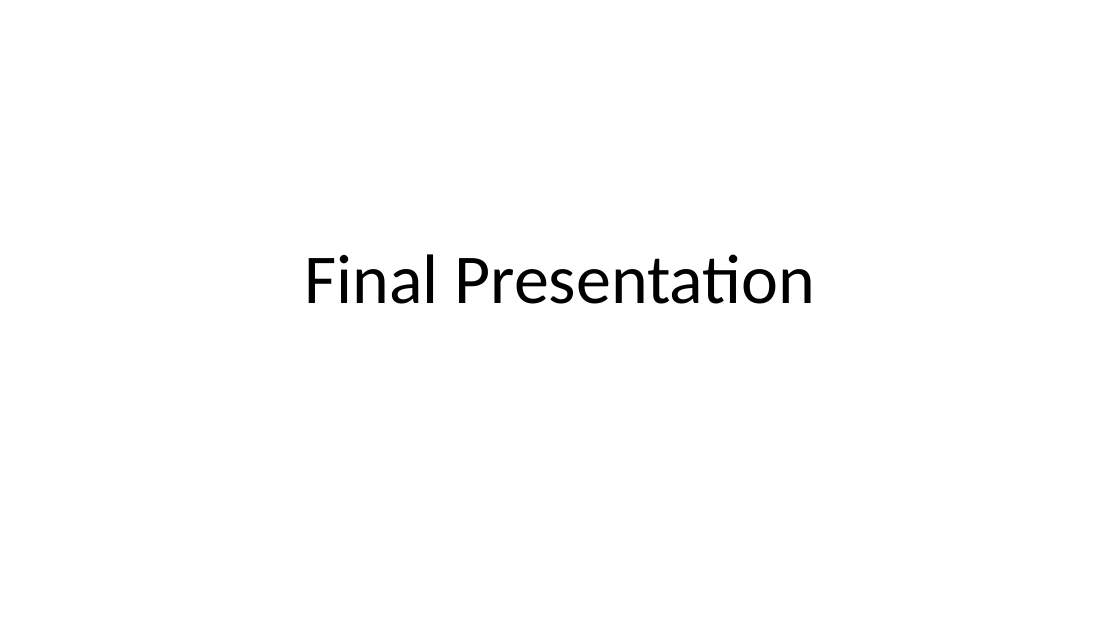
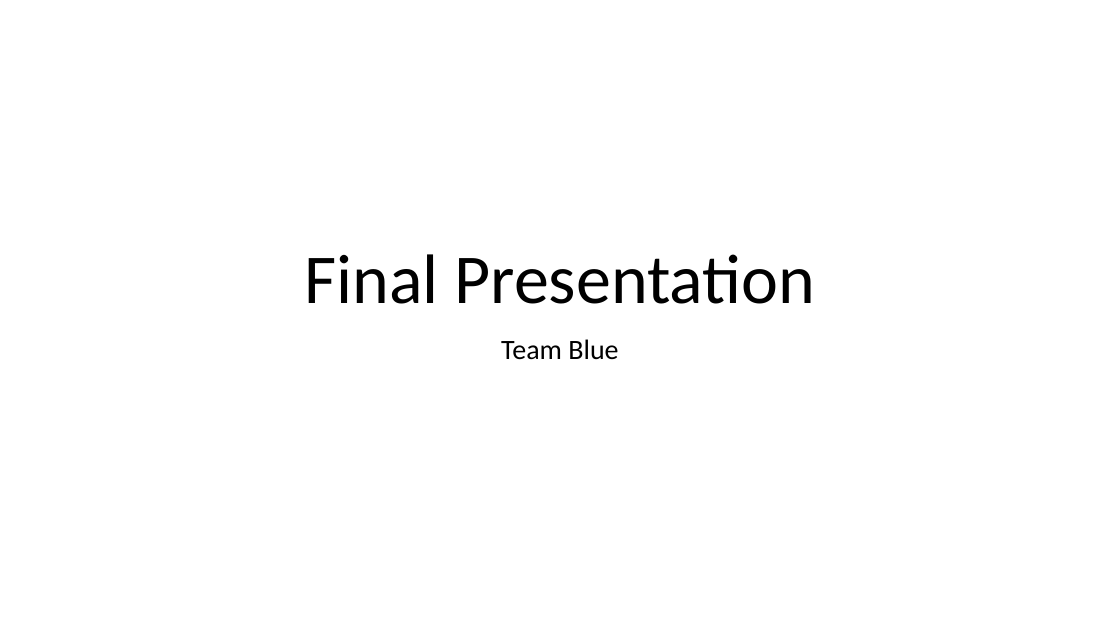
Before and after one commit to qwercxzsda/cs434-project, a slide deck: slide 1 of docs/Final Presentation.pptx. Drawn at 1120x630 pixels with LibreOffice and Linux fonts; fonts in the diff are those of the drawing. Boxes give left, top, right and bottom in pixels: in the first picture for what was removed or moved away, otherwise in the second. Text is boxed around its words. In the diff, an @@ line names an element or a change of style, - is before the commit and + after.

```diff
--- a/docs/Final Presentation.pptx
+++ b/docs/Final Presentation.pptx
@@ subtitle added at (x1=501, y1=339, x2=618, y2=360), 24 pt, text #000000 @@
+Team Blue
```
Also in this commit, not shown: 3 slides added.
